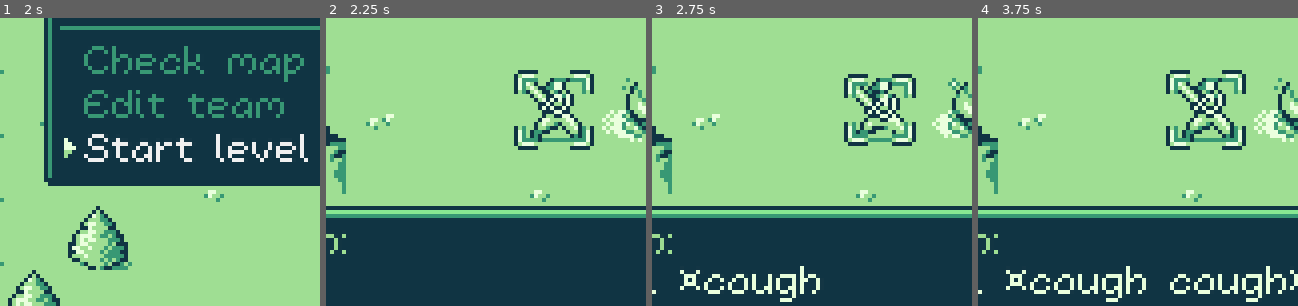
Above: before the commit, frames 1-4 (left to right).
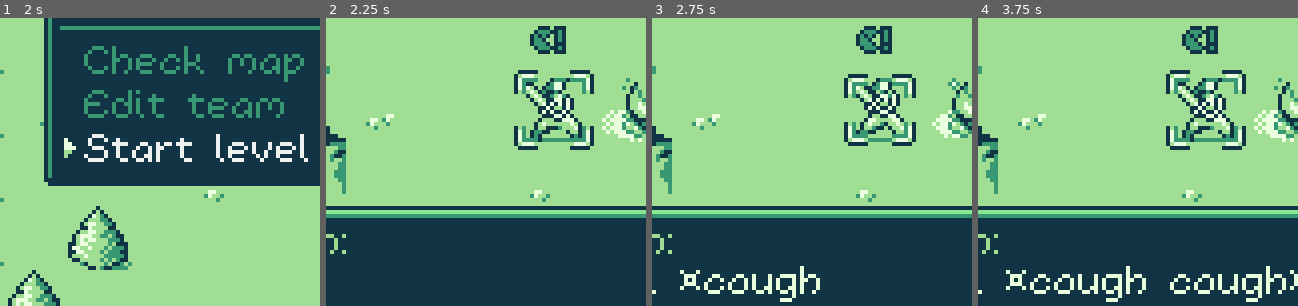
Above: after the commit, the same moments.

Repository: kevinlights/titan_tactics
Game: Godot game, scene res://scenes/landing.tscn
Two runs of this game, one before a commit and one after it. Both use one fixed random seed, a clock stepped at 60 frames per second and the inputs below.
Inputs (mouse positions are % of the whole screen's width and height, from its top left):
- Up to frame 1 (2 s): click "New Game" at 0.5 s; move the mouse to (72, 45) at 1.27 s; hold Right (ui_right) from 1.28 s (still down); tap Keypad Enter (ui_accept) at 1.52 s
- Up to frame 2 (2.25 s): release Right (ui_right) at 2 s; click "Start level" at 2 s
- Up to frame 3 (2.75 s): no input
- Up to frame 4 (3.75 s): move the mouse to (30, 55) at 2.77 s; hold Down (ui_down) 2.78-3.53 s; tap Keypad Enter (ui_accept) at 3.02 s; move the mouse to (60, 28) at 3.52 s; hold Right (ui_right) from 3.53 s (still down)
The pictures show only the part of the screen within x 19-69%, y 40-90%; the shares and areas given below are measured in that part.

Frame 1 is identical in both runs. In frame 2, 2.0% of the frame differs, in the area x 62-78%, y 2-39%; in frame 3, 1.9%; in frame 4, 2.0%.

Commit message:
added pacman icon to characters

Diff:
--- a/scenes/character_controller.tscn
+++ b/scenes/character_controller.tscn
@@ -6,6 +6,7 @@
 [ext_resource path="res://gfx/tags.png" type="Texture" id=4]
 [ext_resource path="res://sfx/UI/char_select1.wav" type="AudioStream" id=5]
 [ext_resource path="res://gfx/menu_select.png" type="Texture" id=6]
+[ext_resource path="res://gfx/speak.png" type="Texture" id=7]
 [ext_resource path="res://sfx/gameplay/arrow_hit1.wav" type="AudioStream" id=9]
 [ext_resource path="res://sfx/gameplay/walking1.wav" type="AudioStream" id=11]
 [ext_resource path="res://sfx/gameplay/magic_hit1.wav" type="AudioStream" id=13]
@@ -1439,10 +1440,26 @@
 "speed": 3.0
 } ]
 
-[sub_resource type="Gradient" id=264]
+[sub_resource type="AtlasTexture" id=264]
+atlas = ExtResource( 7 )
+region = Rect2( 0, 0, 9, 9 )
+
+[sub_resource type="AtlasTexture" id=265]
+atlas = ExtResource( 7 )
+region = Rect2( 0, 9, 9, 9 )
+
+[sub_resource type="SpriteFrames" id=266]
+animations = [ {
+"frames": [ SubResource( 264 ), SubResource( 265 ) ],
+"loop": true,
+"name": "default",
+"speed": 1.5
+} ]
+
+[sub_resource type="Gradient" id=267]
 colors = PoolColorArray( 0.917647, 1, 0.866667, 0, 0.917647, 1, 0.866667, 0 )
 
-[sub_resource type="Gradient" id=265]
+[sub_resource type="Gradient" id=268]
 colors = PoolColorArray( 0.917647, 1, 0.866667, 1, 0.917647, 1, 0.866667, 1 )
 
 [node name="character_controller" type="Node2D"]
@@ -1452,7 +1469,6 @@
 visible = false
 frames = SubResource( 45 )
 animation = "idle-right"
-frame = 1
 playing = true
 offset = Vector2( 8, 8 )
 
@@ -1460,7 +1476,6 @@
 visible = false
 frames = SubResource( 90 )
 animation = "idle-right"
-frame = 1
 playing = true
 offset = Vector2( 8, 8 )
 
@@ -1468,7 +1483,6 @@
 visible = false
 frames = SubResource( 127 )
 animation = "idle-right"
-frame = 1
 playing = true
 offset = Vector2( 8, 8 )
 
@@ -1476,7 +1490,6 @@
 visible = false
 frames = SubResource( 172 )
 animation = "idle-right"
-frame = 1
 playing = true
 offset = Vector2( 8, 8 )
 
@@ -1484,7 +1497,6 @@
 visible = false
 frames = SubResource( 217 )
 animation = "idle-right"
-frame = 1
 playing = true
 offset = Vector2( 8, 8 )
 
@@ -1492,7 +1504,6 @@
 visible = false
 frames = SubResource( 254 )
 animation = "idle-right"
-frame = 1
 playing = true
 offset = Vector2( 8, 8 )
 
@@ -1517,6 +1528,11 @@
 frame = 1
 playing = true
 flip_v = true
+
+[node name="speak" type="AnimatedSprite" parent="."]
+position = Vector2( 7, -9 )
+frames = SubResource( 266 )
+playing = true
 
 [node name="sfx" type="Node2D" parent="."]
 visible = false
Not shown: 4 places in scenes/character_controller.tscn that only renumber resources
